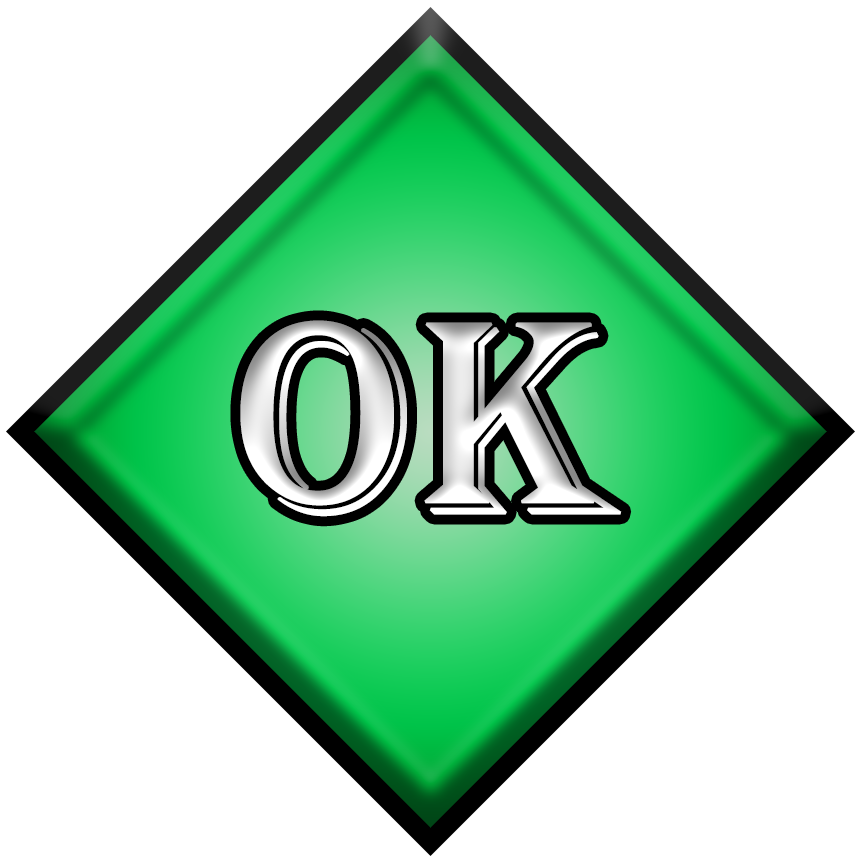
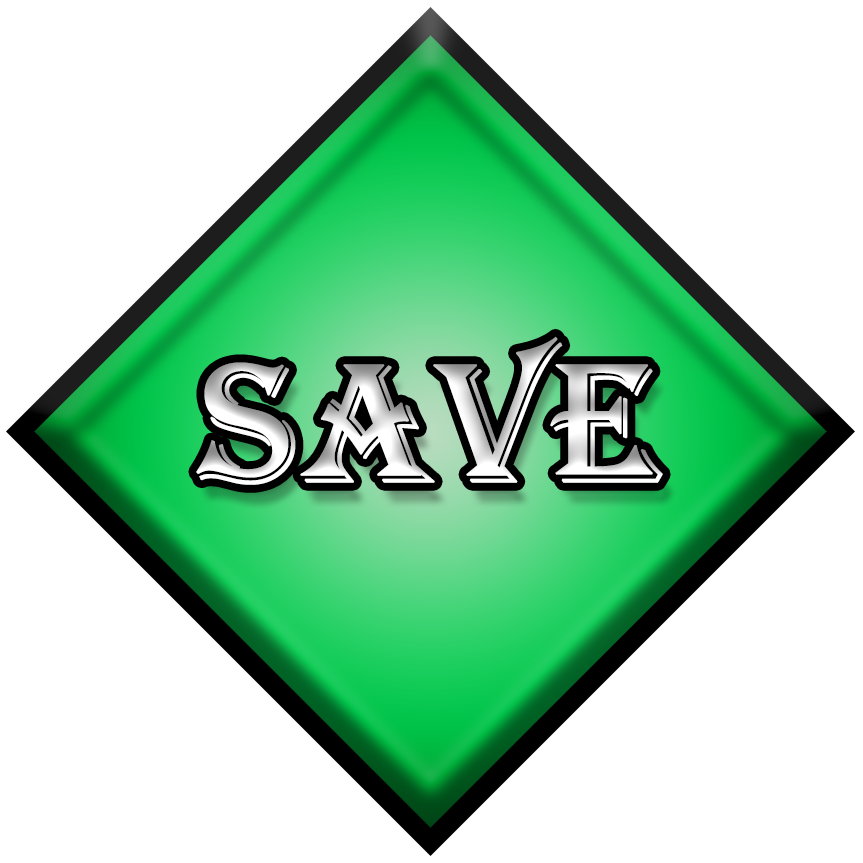
Layered file, before and after one edit (w=863, h=863). Changes by layer:
renamed "OK" to "Save", painted on it over [196, 320, 663, 517]
